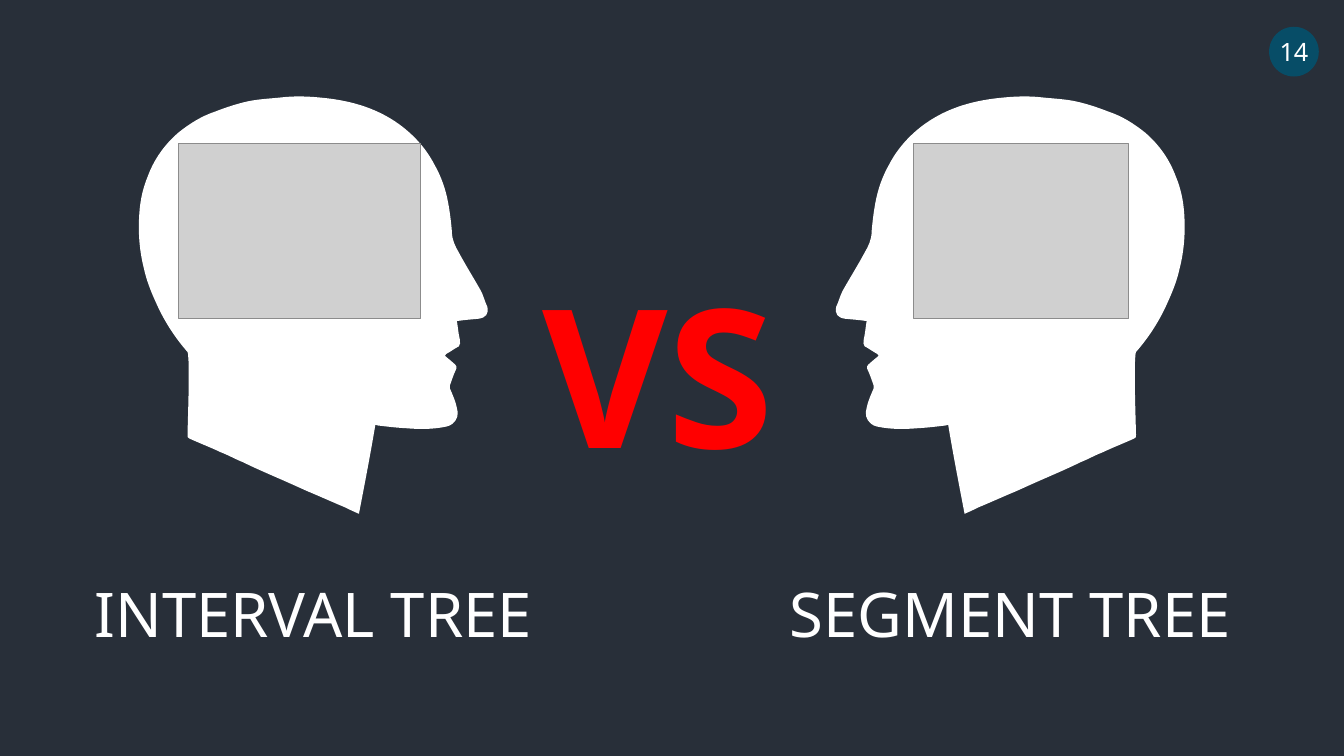
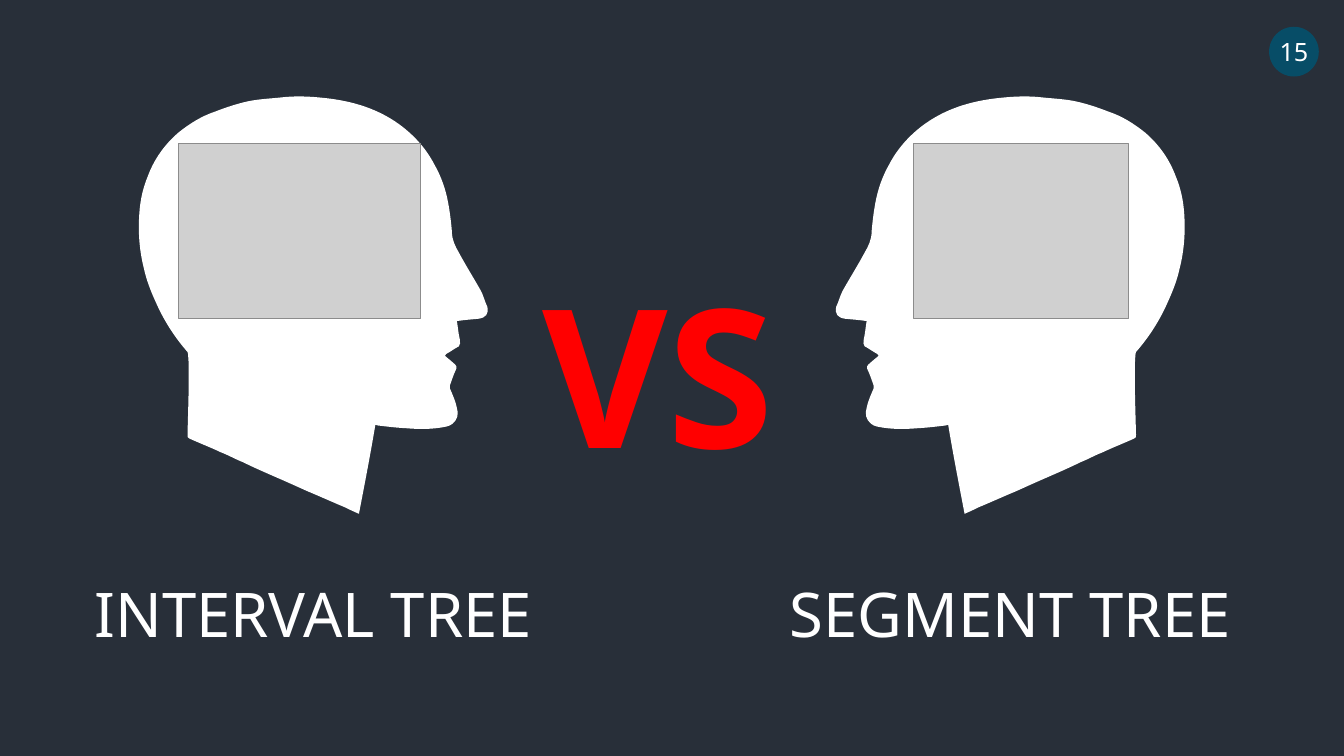
Before and after one commit to ElvisMinayaM/INTERVAL-TREE, a slide deck: slide 15 of INTERVAL TREE.pptx (slide 14 before the commit). Drawn at 1344x756 pixels with LibreOffice and Linux fonts; fonts in the diff are those of the drawing; grey boxes stand for pictures. Boxes give left, top, right and bottom in pixels: in the first picture for what was removed or moved away, otherwise in the second. Text is boxed around its words. In the diff, an @@ line names an element or a change of style, - is before the commit and + after.

```diff
--- a/INTERVAL TREE.pptx
+++ b/INTERVAL TREE.pptx
@@ text in ellipse at (x1=1280, y1=43, x2=1309, y2=62): text changed @@
-14
+15
```
Also in this commit, not shown: 2 other slides changed, 1 slide added.
